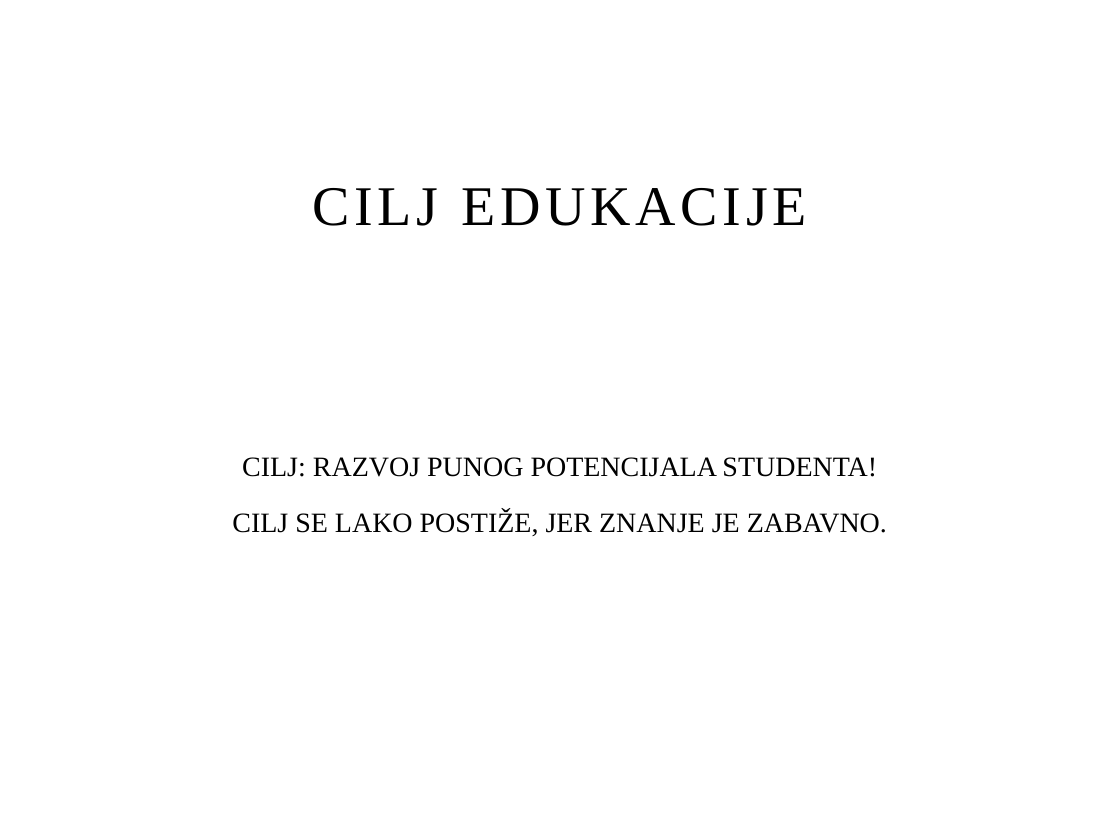
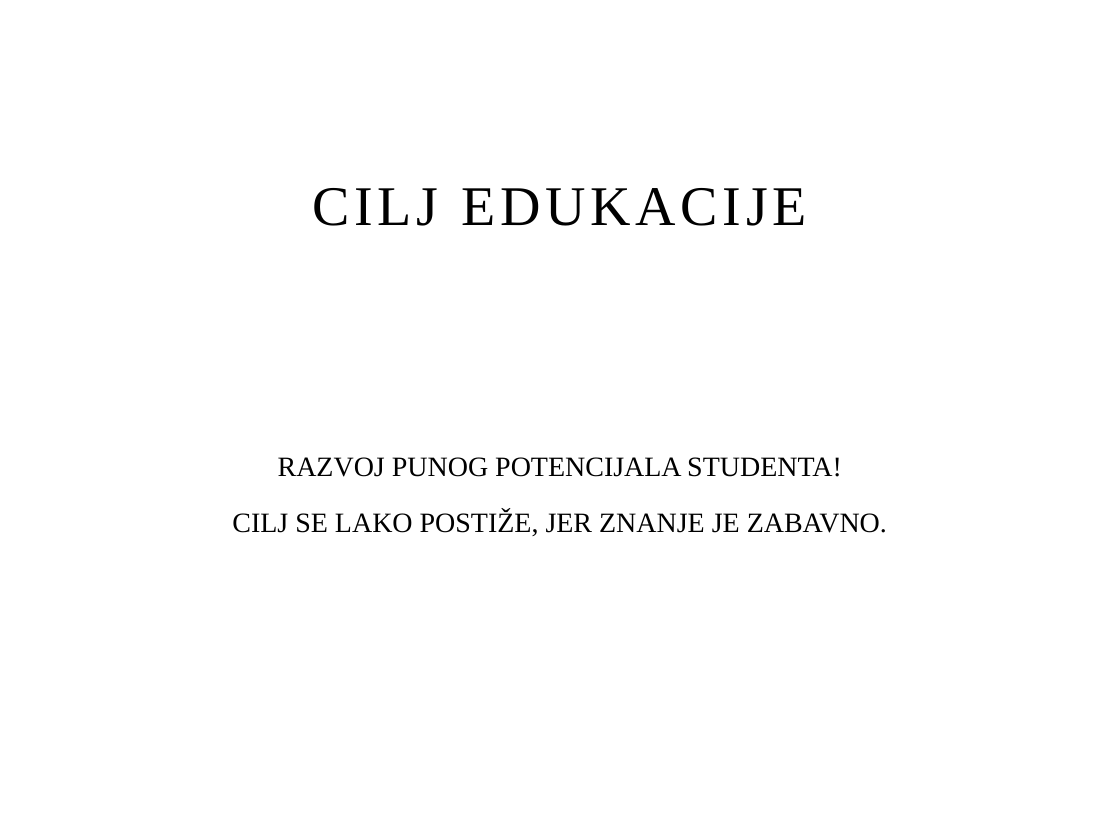
Before and after one commit to vzdesic/TheLecture, a slide deck: slide 2 of TheLecture.pptx. Drawn at 1120x840 pixels with LibreOffice and Linux fonts; fonts in the diff are those of the drawing; background and template pictures are left out. Boxes give left, top, right and bottom in pixels: in the first picture for what was removed or moved away, otherwise in the second. Text is boxed around its words. In the diff, an @@ line names an element or a change of style, - is before the commit and + after.

Commit message:
Ppt updated

```diff
--- a/TheLecture.pptx
+++ b/TheLecture.pptx
@@ text at box(278, 457, 842, 477): text changed @@
-CILJ: RAZVOJ PUNOG POTENCIJALA STUDENTA!
+RAZVOJ PUNOG POTENCIJALA STUDENTA!
```
